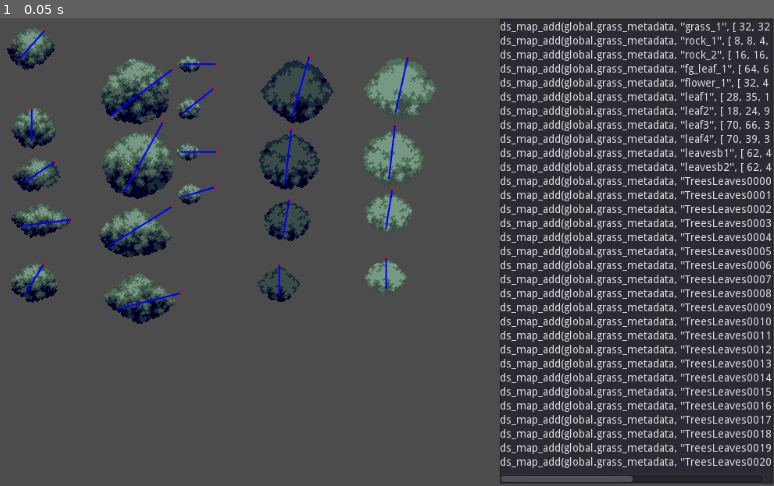
Above: before the commit, frame 1.
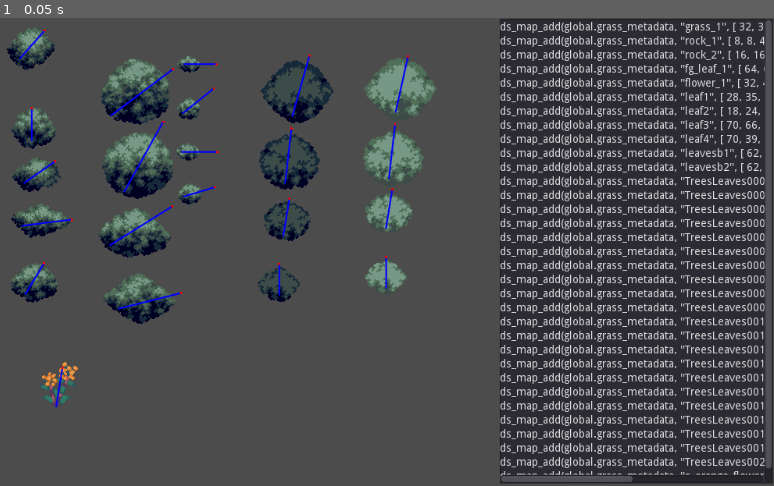
Above: after the commit, the same moment.

Repository: taedixon/vedge-godot-tool
Game: Godot game, scene res://asset_metadata.tscn
Two runs of this game, one before a commit and one after it. Both use one fixed random seed, a clock stepped at 60 frames per second and the inputs below.
Inputs:
- Up to frame 1 (0.05 s): no input

The runs differ from the first frame. In frame 1, 1.0% of the frame differs, in the area x 5-100%, y 0-98%.

Commit message:
Orange flower

Diff:
--- a/asset_metadata.tscn
+++ b/asset_metadata.tscn
@@ -34,6 +34,7 @@
 [ext_resource path="res://img/matts_leaves/TreesLeaves0000.png" type="Texture" id=32]
 [ext_resource path="res://img/matts_leaves/TreesLeaves0006.png" type="Texture" id=33]
 [ext_resource path="res://grass_asset.gd" type="Script" id=34]
+[ext_resource path="res://img/s_orange_flower.png" type="Texture" id=35]
 
 [node name="Node2D" type="Node2D"]
 script = ExtResource( 5 )
@@ -255,6 +256,14 @@
 script = ExtResource( 34 )
 weight_end = Vector2( 0, -40 )
 weight_mode = "RADIAL"
+
+[node name="s_orange_flower" type="Sprite" parent="assets"]
+position = Vector2( 105.077, 498.682 )
+texture = ExtResource( 35 )
+centered = false
+offset = Vector2( -31.8314, -62.8956 )
+script = ExtResource( 34 )
+weight_end = Vector2( 8, -50 )
 
 [node name="output" type="TextEdit" parent="."]
 margin_left = 673.0
Not shown: 1 places in asset_metadata.tscn that only renumber resources
Not shown, added: img/s_orange_flower.import
Binary file added: img/s_orange_flower.png
Not shown, added: img/s_orange_flower.png.import
